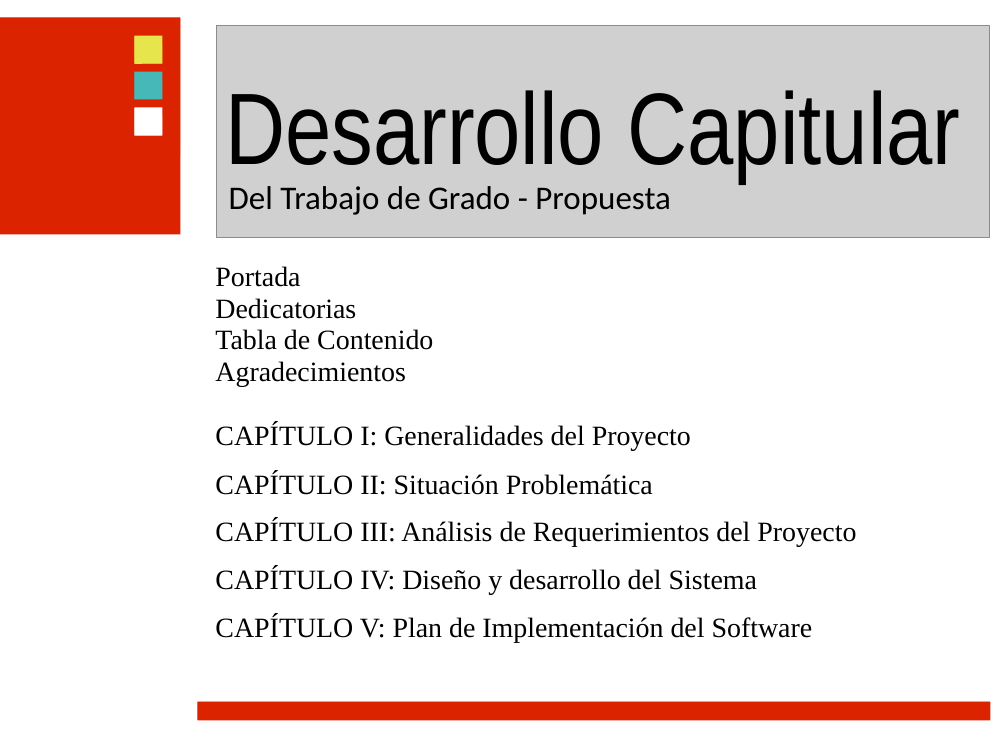
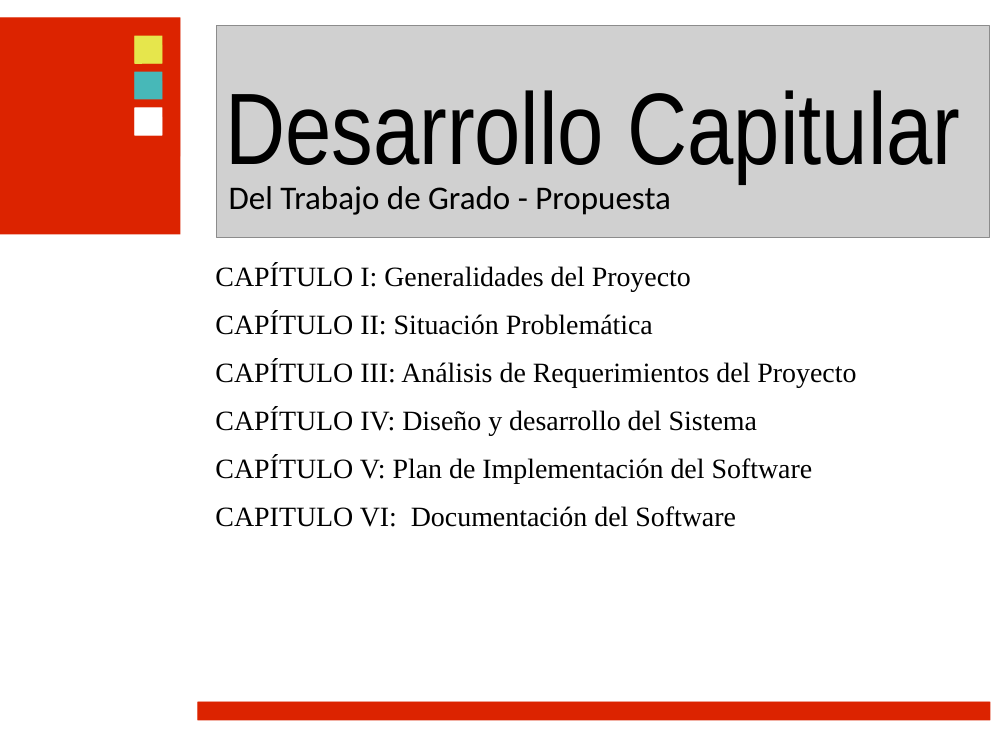
Before and after one commit to ramayac/jhard, a slide deck: slide 18 of presentaciones/primera defensa/jhard.ppt. Drawn at 1008x756 pixels with LibreOffice and Linux fonts; fonts in the diff are those of the drawing; grey boxes stand for pictures; background and template pictures are left out. Boxes give left, top, right and bottom in pixels: in the first picture for what was removed or moved away, otherwise in the second. Text is boxed around its words. In the diff, an @@ line names an element or a change of style, - is before the commit and + after.

```diff
--- a/presentaciones/primera defensa/jhard.ppt
+++ b/presentaciones/primera defensa/jhard.ppt
@@ text at (x1=215, y1=266, x2=433, y2=387): paragraphs removed @@
-Portada
-Dedicatorias
-Tabla de Contenido
-Agradecimientos
@@ text at (x1=215, y1=506, x2=736, y2=527): paragraph added @@
+CAPITULO VI: Documentación del Software
```
Also in this commit, not shown: 3 other slides changed, 1 slide removed.
